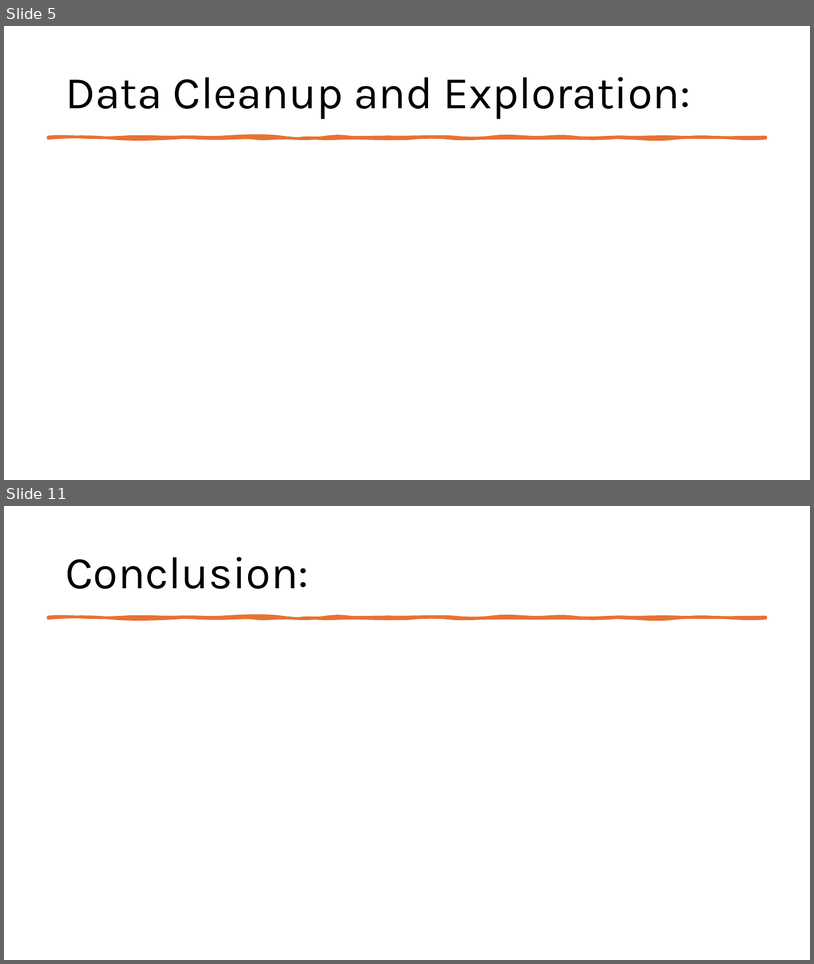
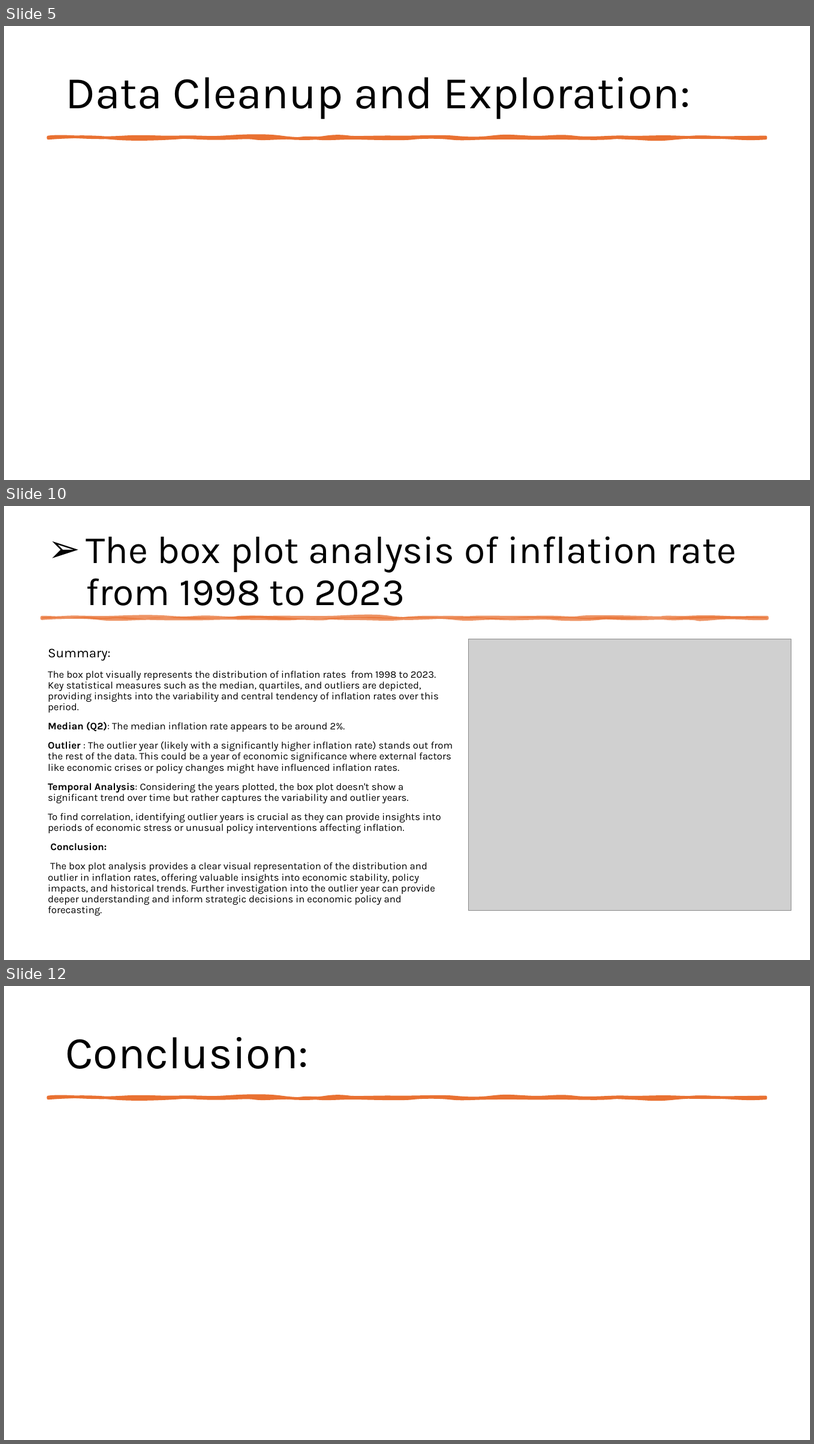
Before and after one commit to EdGonz44/Crime-Chronicles-Inflation-in-the-Golden-State, a slide deck: Communal Resources/Crime_Chronicles_ppt.pptx. Shown one above the other, each under a label of ours: slides 5 and 11 before the commit, slides 5, 10 and 12 after it; the slides between them are not shown. The pictures are 814x964 and 814x1444 pixels, drawn with LibreOffice and Linux fonts; fonts in the diff are those of the drawing; grey boxes stand for pictures. Boxes give left, top, right and bottom in pixels: in the first picture for what was removed or moved away, otherwise in the second. Text is boxed around its words. In the diff, an @@ line names an element or a change of style, - is before the commit and + after.

```diff
--- a/Communal Resources/Crime_Chronicles_ppt.pptx
+++ b/Communal Resources/Crime_Chronicles_ppt.pptx
@@ slide 10 added at (x1=4, y1=506, x2=810, y2=960), background #FFFFFF @@
@@ title added at (x1=86, y1=536, x2=737, y2=615), 46 pt, text #000000 @@
+➢ The box plot analysis of inflation rate from 1998 to 2023
@@ freeform shape added at (x1=42, y1=618, x2=768, y2=619), fill #E97132 at 75% opacity, outline #E97132 3.5 pt @@
@@ text added at (x1=48, y1=648, x2=453, y2=915), 12 pt, text #000000 @@
+Summary:
+The box plot visually represents the distribution of inflation rates from 1998 to 2023. Key statistical measures such as the median, quartiles, and outliers are depicted, providing insights into the variability and central tendency of inflation rates over this period.
+Median (Q2): The median inflation rate appears to be around 2%.
+Outlier : The outlier year (likely with a significantly higher inflation rate) stands out from the rest of the data. This could be a year of economic significance where external factors like economic crises or policy changes might have influenced inflation rates.
+Temporal Analysis: Considering the years plotted, the box plot doesn't show a significant trend over time but rather captures the variability and outlier years.
+To find correlation, identifying outlier years is crucial as they can provide insights into periods of economic stress or unusual policy interventions affecting inflation.
+Conclusion:
+The box plot analysis provides a clear visual representation of the distribution and outlier in inflation rates, offering valuable insights into economic stability, policy impacts, and historical trends. Further investigation into the outlier year can provide deeper understanding and inform strategic decisions in economic policy and forecasting.
@@ picture added at (x1=469, y1=639, x2=792, y2=910) @@
@@ what was slide 11 is now slide 12 @@
```
Also in this commit, not shown: 3 slides changed, 3 other slides added, 3 slides removed.
